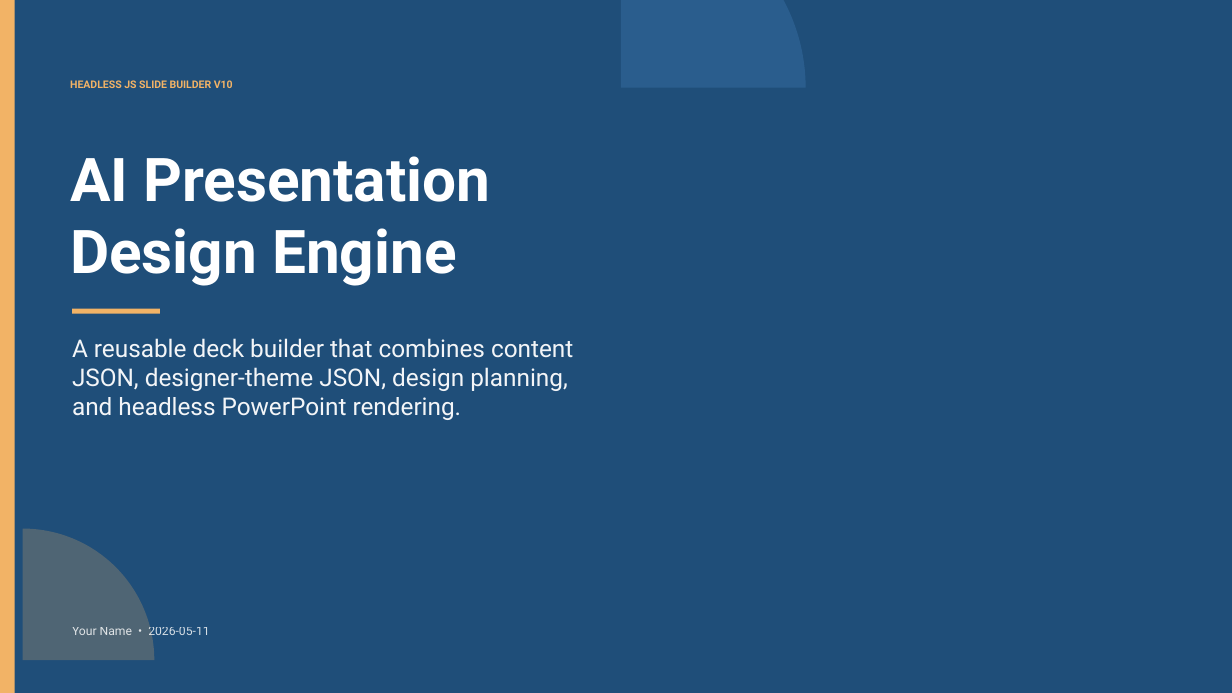
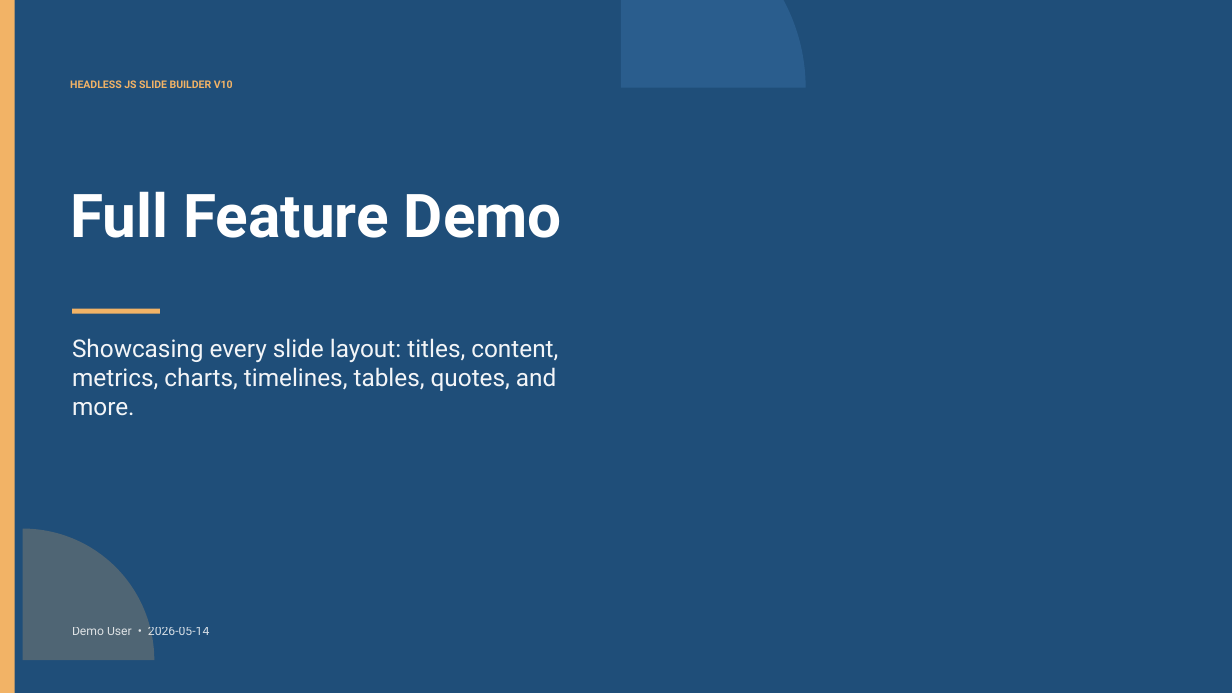
Before and after one commit to lfx3142000/headless-slide-builder-js, a slide deck: slide 1 of demo-outputs/generated_deck.pptx. Drawn at 1232x693 pixels with LibreOffice and Linux fonts; fonts in the diff are those of the drawing. Boxes give left, top, right and bottom in pixels: in the first picture for what was removed or moved away, otherwise in the second. Text is boxed around its words. In the diff, an @@ line names an element or a change of style, - is before the commit and + after.

```diff
--- a/demo-outputs/generated_deck.pptx
+++ b/demo-outputs/generated_deck.pptx
@@ text at bbox=[70, 191, 562, 238]: text changed @@
-AI Presentation Design Engine
+Full Feature Demo
@@ text at bbox=[72, 338, 558, 416]: text changed @@
-A reusable deck builder that combines content JSON, designer-theme JSON, design planning, and headless PowerPoint rendering.
+Showcasing every slide layout: titles, content, metrics, charts, timelines, tables, quotes, and more.
@@ text at bbox=[72, 624, 209, 639]: text changed @@
-Your Name • 2026-05-11
+Demo User • 2026-05-14
```
Also in this commit, not shown: 1 other slide changed, 20 slides added, 2 slides removed, 31 other files.
